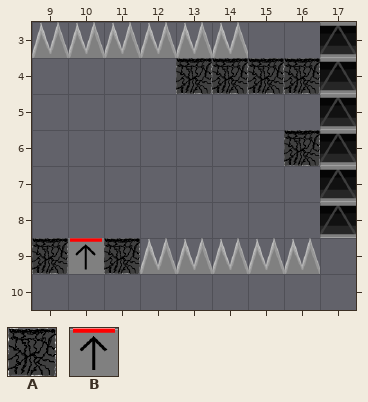
Tiled map, stored at core/assets/levels/level10.tmx. The first picture shows the starting point.
Cells are 64x64 px. Shown: x 9..17, y 3..10.
Key: from "ASEC P": A 6 "falling_block", B 8 "spring_block".
Objects are placed by their top-left corner, in cells (3,4 is the top-left corner of cell 3,4); size is 1x1 cell unless given.
Objects on layer "block5" before:
A "falling_block" at 13,4
A "falling_block" at 14,4
A "falling_block" at 15,4
A "falling_block" at 16,4
Objects on layer "block1" before:
A "falling_block" at 11,9
Objects on layer "block2" before:
A "falling_block" at 16,6
Objects on layer "block3" before:
A "falling_block" at 9,9
Objects on layer "block4" before:
B "spring_block" at 10,9
The result:
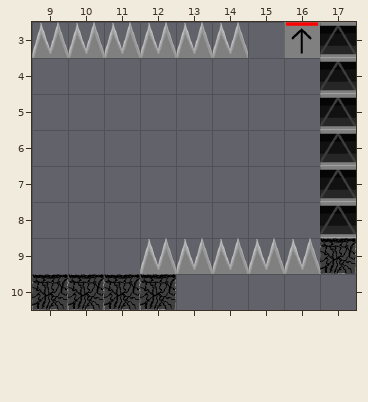
From old to new:
Layer "block5":
changed: A "falling_block" at 13,4 -> A "falling_block" at 9,10
changed: A "falling_block" at 14,4 -> A "falling_block" at 10,10
changed: A "falling_block" at 15,4 -> A "falling_block" at 11,10
changed: A "falling_block" at 16,4 -> A "falling_block" at 12,10
Layer "block1":
removed: A "falling_block" at 11,9
Layer "block2":
removed: A "falling_block" at 16,6
Layer "block3":
changed: A "falling_block" at 9,9 -> A "falling_block" at 17,9
Layer "block4":
changed: B "spring_block" at 10,9 -> B "spring_block" at 16,3
Pixel boxes of the changes (left, top, right, bottom) in both pictures:
changed: (176, 22, 320, 94)
removed: (284, 130, 320, 166)
changed: (32, 238, 176, 310)
new place: (320, 238, 356, 274)
